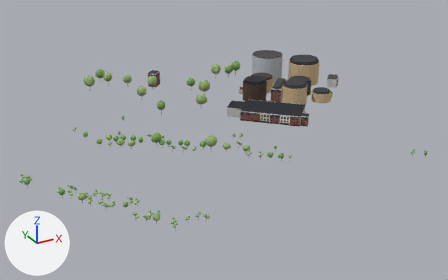
What one commit did to the glTF model viewer/districts/2140-borgerhout/chunks/c_0_6.glb.
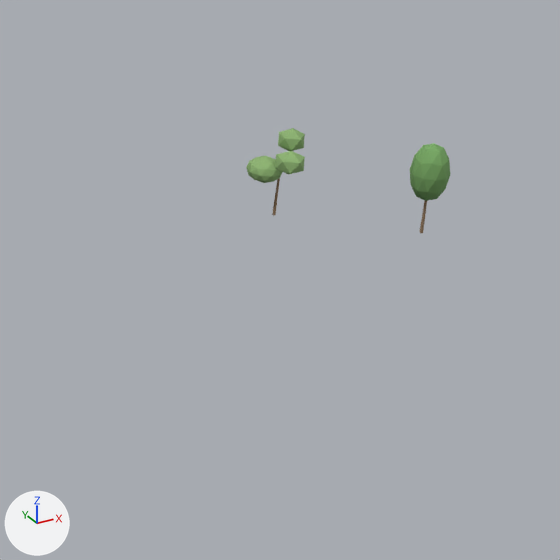
The first picture shows the older version from a 50 mm lens placed at (-32.0, 1320.0, 148.0), pointed at (140.0, 1633.0, -9.0). The close-ups show the older and then the newer version on the part from 87% to 97% of the width and 49% to 66% of the height of that picture. Only the edits that show in the close-ups are written down. Lighting does not change. The marker at lower left points along +X, +Y and +Z. Where no turn or scale is listed for an object, it has been applied to the vertices.

In view in the first close-up: 'tree_columnar_0', 'tree_open_0'.
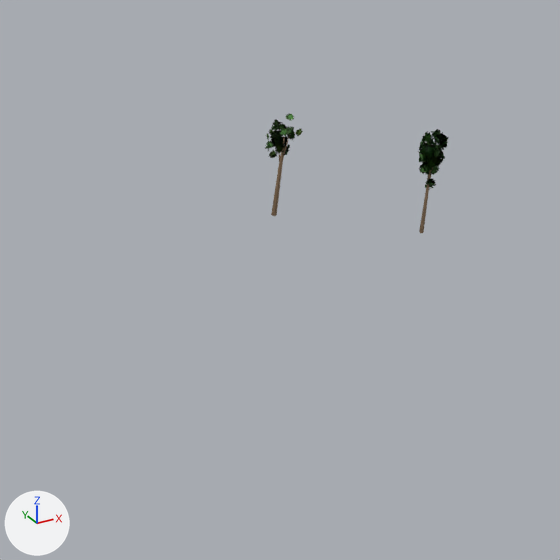
Patch to the scene script:
```diff
--- a/viewer/districts/2140-borgerhout/chunks/c_0_6.glb.py
+++ b/viewer/districts/2140-borgerhout/chunks/c_0_6.glb.py
@@ img_leaf_atlas @@
+img_leaf_atlas = load_image('leaf_atlas', '_unpacked/leaf_atlas', 512, 512, 'sRGB')
@@ mat_canopy_tree @@
+mat_canopy_tree = bpy.data.materials.new('canopy_tree')
+# uses the picture img_leaf_atlas
@@ me_tree_columnar_young @@
+me_tree_columnar_young.from_pydata(...)  # 249 vertices, 150 faces; spans x -0.38..0.38, y -0.37..0.37, z -1.0..1.0
+me_tree_columnar_young.materials.append(mat_canopy_tree)
@@ me_tree_open_young @@
+me_tree_open_young.from_pydata(...)  # 221 vertices, 136 faces; spans x -0.39..0.39, y -0.33..0.33, z -1.0..1.0
+me_tree_open_young.materials.append(mat_canopy_tree)
@@ ob_tree_open_0 @@
-ob_tree_open_0 = bpy.data.objects.new('tree_open_0', me_tree_open_0)
-ob_tree_open_0.parent = ob_trees_0_6_0
-ob_tree_open_0.location = (-0.0158, 0.146, 2.152)
-ob_tree_open_0.rotation_euler = (0.0, 0.0, 2.117)  # degrees (0, 0, 121)
-ob_tree_open_0.scale = (2.74, 2.74, 2.15)
@@ ob_tree_columnar_0 @@
-ob_tree_columnar_0 = bpy.data.objects.new('tree_columnar_0', me_tree_columnar_0)
-ob_tree_columnar_0.parent = ob_trees_0_6_3
-ob_tree_columnar_0.location = (4.69, -4.79, 2.31)
-ob_tree_columnar_0.rotation_euler = (0.0, 0.0, -1.759)  # degrees (0, 0, -101)
-ob_tree_columnar_0.scale = (3.68, 3.68, 2.31)
@@ ob_tree_columnar_young @@
+ob_tree_columnar_young = bpy.data.objects.new('tree_columnar_young', me_tree_columnar_young)
+ob_tree_columnar_young.parent = ob_trees_0_6_2
+ob_tree_columnar_young.location = (4.661, -4.682, 2.798)
+ob_tree_columnar_young.rotation_euler = (0.0, 0.0, -1.759)  # degrees (0, 0, -101)
+ob_tree_columnar_young.scale = (2.46, 2.46, 2.8)
@@ ob_tree_open_young @@
+ob_tree_open_young = bpy.data.objects.new('tree_open_young', me_tree_open_young)
+ob_tree_open_young.parent = ob_trees_0_6_0
+ob_tree_open_young.location = (-0.0896, 0.0897, 2.81)
+ob_tree_open_young.rotation_euler = (0.0, 0.0, 2.117)  # degrees (0, 0, 121)
+ob_tree_open_young.scale = (2.6, 2.6, 2.81)
```

Where the change shows, as pixel boxes (x1, y1, x2, y2) in the close-ups (560 x 560 px):
'tree_columnar_0', deleted (green): before (410, 143, 450, 233)
'tree_open_0', deleted (green): before (246, 128, 305, 215)
'tree_columnar_young', added: after (418, 129, 449, 233)
'tree_open_young', added: after (265, 113, 303, 216)
